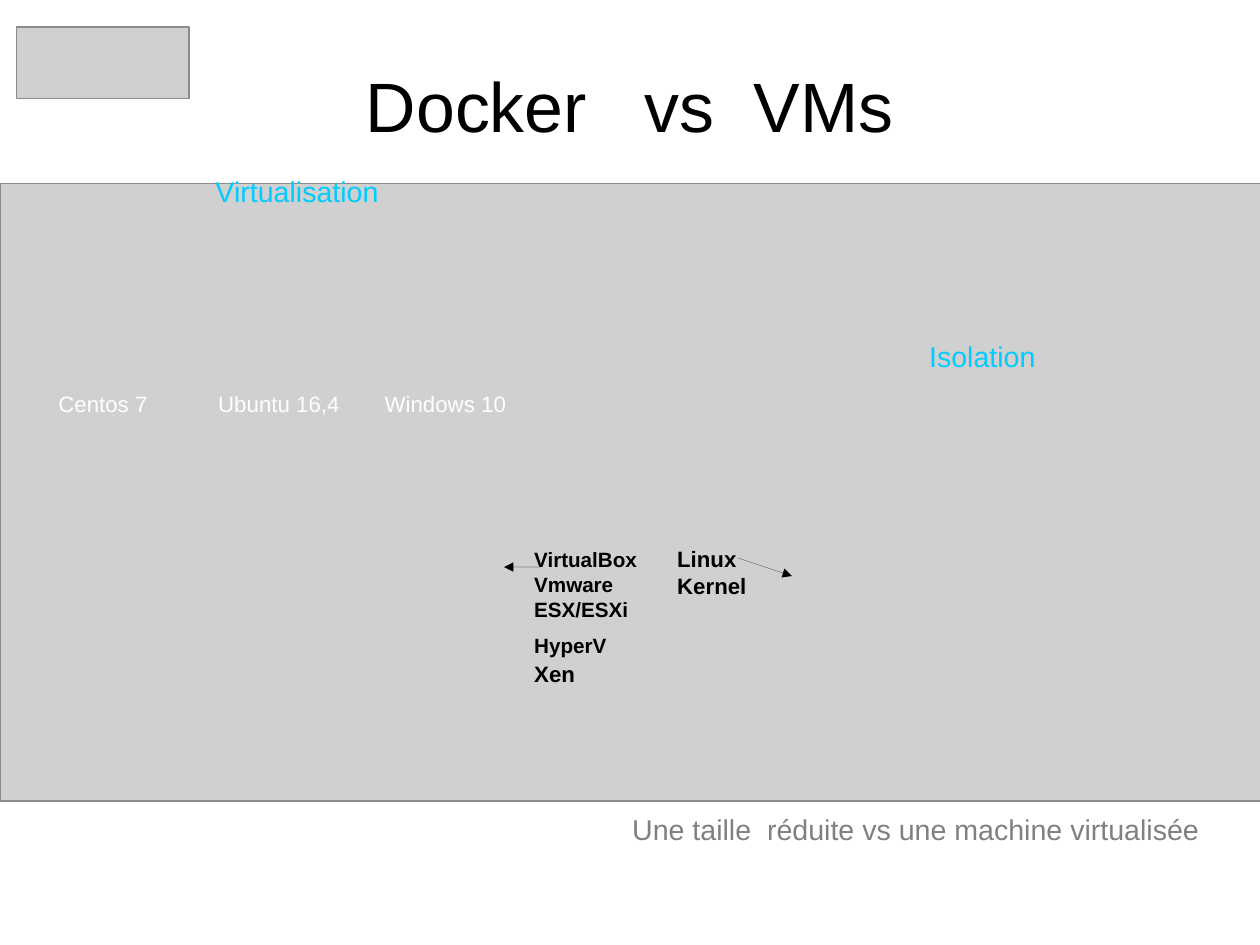
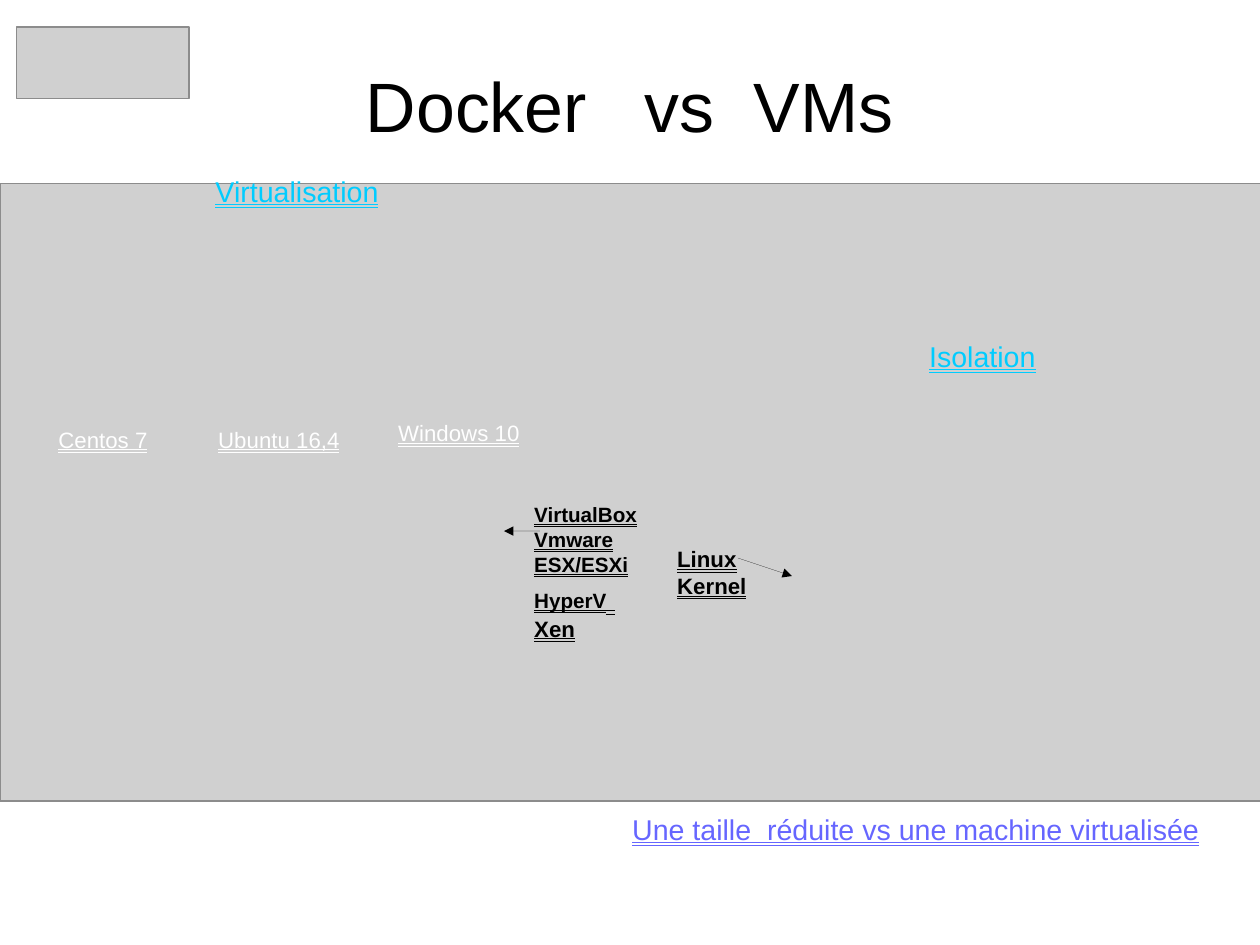
Before and after one commit to heylve/current, a slide deck: slide 4 of Rencontre_devs/docker_dev_conf_20_11_2017.odp (slide 2 before the commit). Drawn at 1260x945 pixels with LibreOffice and Linux fonts; fonts in the diff are those of the drawing; grey boxes stand for pictures. Boxes give left, top, right and bottom in pixels: in the first picture for what was removed or moved away, otherwise in the second. Text is boxed around its words. In the diff, an @@ line names an element or a change of style, - is before the commit and + after.

Commit message:
WIP docker

```diff
--- a/Rencontre_devs/docker_dev_conf_20_11_2017.odp
+++ b/Rencontre_devs/docker_dev_conf_20_11_2017.odp
@@ text "Windows 10": place and size @@
-text "Windows 10" at [385,396,506,412]
+text "Windows 10" at [398,425,520,447]
@@ text "Centos 7": place and size @@
-text "Centos 7" at [58,397,147,412]
+text "Centos 7" at [58,433,147,453]
@@ text "Ubuntu 16,4": place and size @@
-text "Ubuntu 16,4" at [218,396,339,412]
+text "Ubuntu 16,4" at [218,432,339,453]
@@ underline on in 7 elements at [677,551,746,599], [929,346,1035,370], [215,180,378,208], [218,432,339,453], [58,433,147,453], [398,425,520,447], [534,507,637,642] @@
@@ text "VirtualBox": place and size @@
-text "VirtualBox" at [534,552,637,682]
+text "VirtualBox" at [534,507,637,642]
@@ arrow moved from (540, 567) - (504, 567) to (540, 532) - (504, 532) @@
@@ text "Une taille réduite vs une ..." at [632,819,1199,846]: text colour #808080 to #6666FF, underline on @@
```
Also in this commit, not shown: 11 other slides changed, 4 slides added.
